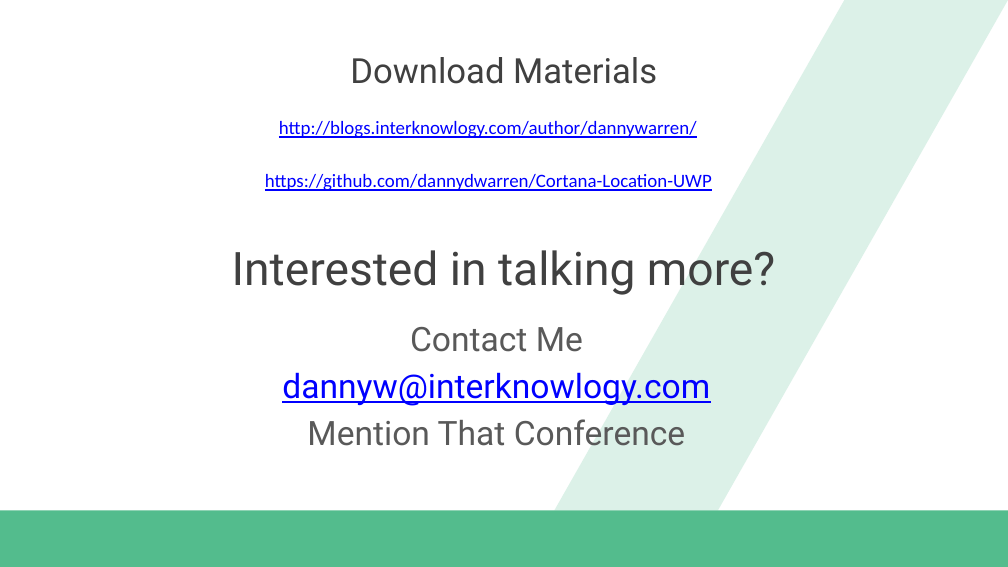
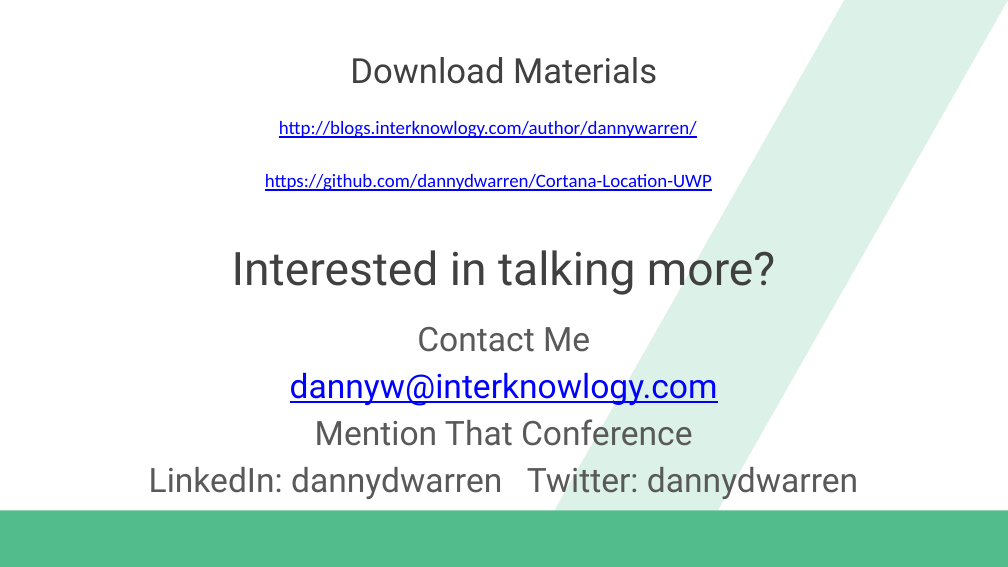
Before and after one commit to dannydwarren/Cortana-Location-UWP, a slide deck: slide 20 of Hey Cortana, Where Am I.pptx (slide 17 before the commit). Drawn at 1008x567 pixels with LibreOffice and Linux fonts; fonts in the diff are those of the drawing; background and template pictures are left out. Boxes give left, top, right and bottom in pixels: in the first picture for what was removed or moved away, otherwise in the second. Text is boxed around its words. In the diff, an @@ line names an element or a change of style, - is before the commit and + after.

```diff
--- a/Hey Cortana, Where Am I.pptx
+++ b/Hey Cortana, Where Am I.pptx
@@ text "Contact Me": place and size @@
-text "Contact Me" at <box>282,327,710,446</box>
+text "Contact Me" at <box>149,327,858,499</box>
@@ text at <box>149,467,858,499</box>: paragraph added @@
+LinkedIn: dannydwarren Twitter: dannydwarren
```
Also in this commit, not shown: 3 slides added.
